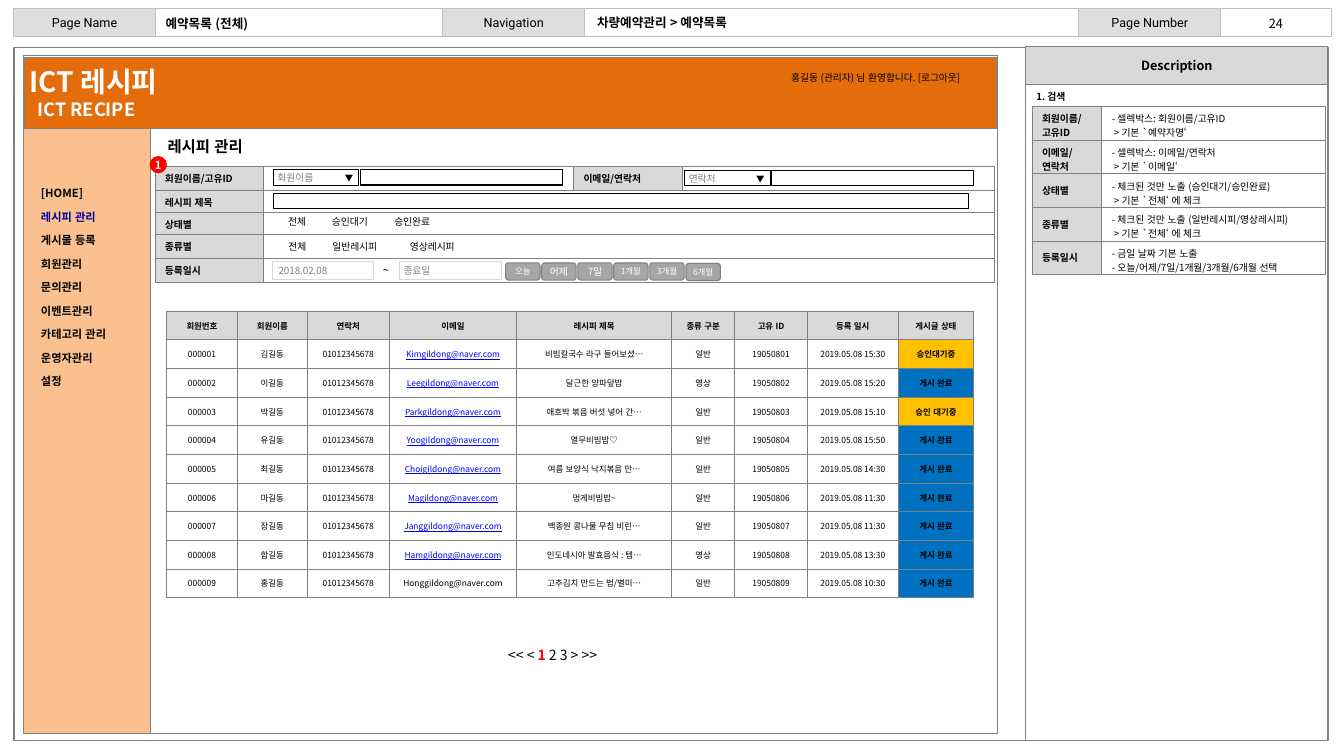
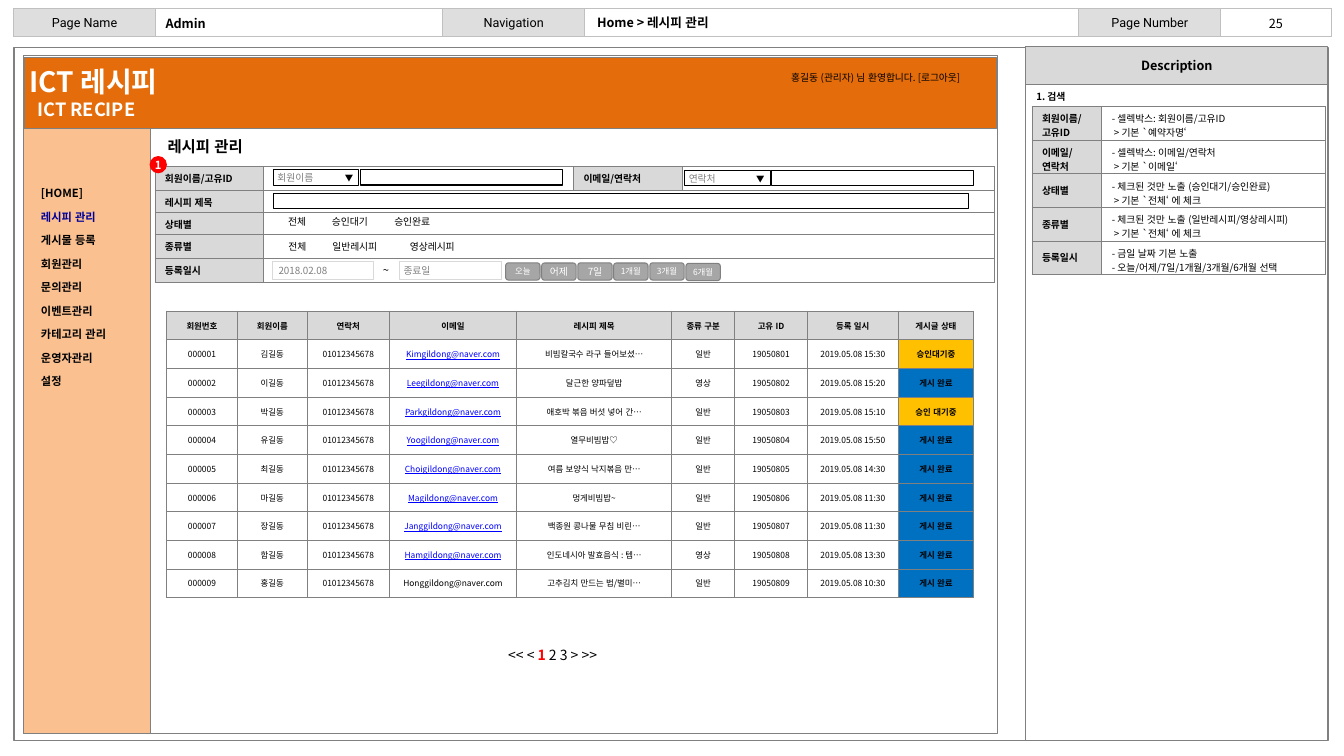
Before and after one commit to ictprojectteam/Project01, a slide deck: slide 25 of ICT레시피.pptx (slide 24 before the commit). Drawn at 1344x756 pixels with LibreOffice and Linux fonts; fonts in the diff are those of the drawing; background and template pictures are left out. Boxes give left, top, right and bottom in pixels: in the first picture for what was removed or moved away, otherwise in the second. Text is boxed around its words. In the diff, an @@ line names an element or a change of style, - is before the commit and + after.

```diff
--- a/ICT레시피.pptx
+++ b/ICT레시피.pptx
@@ title at (166,18,206,28): text changed @@
-예약목록 (전체)
+Admin
@@ text at (597,16,708,28): text changed @@
-차량예약관리 > 예약목록
+Home > 레시피 관리
@@ page number at (1269,18,1283,28): text changed @@
-24
+25
```
Also in this commit, not shown: 24 other slides changed, 1 slide added, 7 other files.
